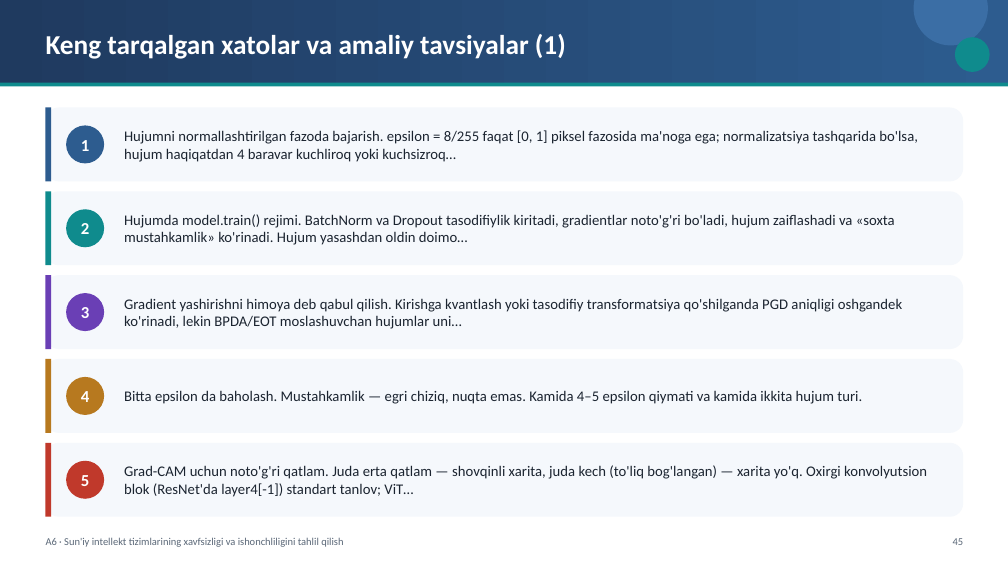
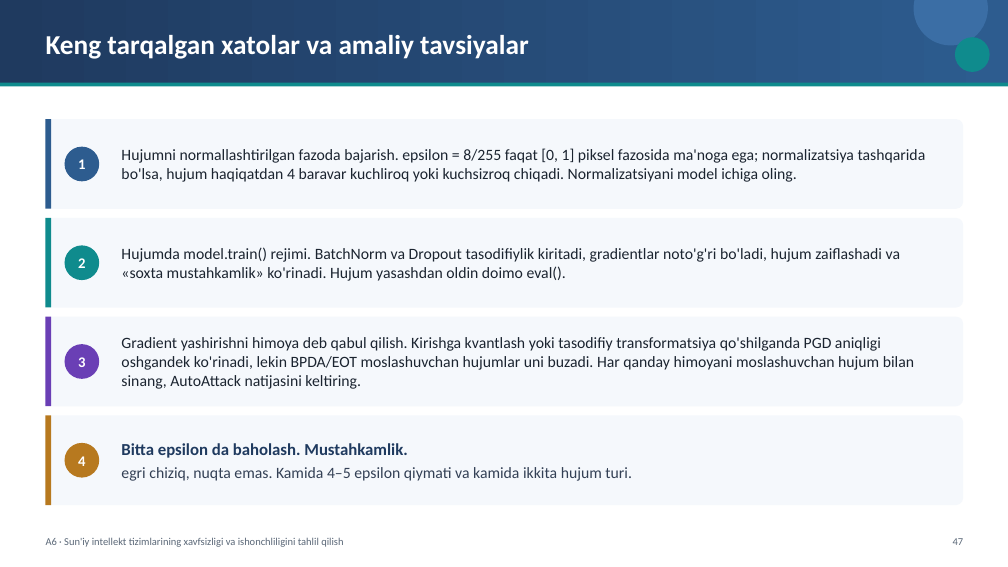
Before and after one commit to sayka7/ktm_labs, a slide deck: slide 47 of slaydlar/A6.pptx (slide 45 before the commit). Drawn at 1008x567 pixels with LibreOffice and Linux fonts; fonts in the diff are those of the drawing. Boxes give left, top, right and bottom in pixels: in the first picture for what was removed or moved away, otherwise in the second. Text is boxed around its words. In the diff, an @@ line names an element or a change of style, - is before the commit and + after.

```diff
--- a/slaydlar/A6.pptx
+++ b/slaydlar/A6.pptx
@@ text at bbox=[46, 35, 529, 59]: text changed @@
-Keng tarqalgan xatolar va amaliy tavsiyalar (1)
+Keng tarqalgan xatolar va amaliy tavsiyalar
@@ rounded rectangle: place and size @@
-rounded rectangle at bbox=[45, 107, 963, 181]
+rounded rectangle at bbox=[45, 119, 963, 209]
@@ rectangle: place and size @@
-rectangle at bbox=[45, 107, 51, 181]
+rectangle at bbox=[45, 119, 51, 209]
@@ ellipse "1": place and size @@
-ellipse "1" at bbox=[66, 126, 104, 163]
+ellipse "1" at bbox=[64, 147, 99, 181]
@@ text at bbox=[121, 148, 926, 182]: text changed; size 14 to 15 pt @@
-Hujumni normallashtirilgan fazoda bajarish. epsilon = 8/255 faqat [0, 1] piksel fazosida ma'noga ega; normalizatsiya tashqarida bo'lsa, hujum haqiqatdan 4 baravar kuchliroq yoki kuchsizroq…
+Hujumni normallashtirilgan fazoda bajarish. epsilon = 8/255 faqat [0, 1] piksel fazosida ma'noga ega; normalizatsiya tashqarida bo'lsa, hujum haqiqatdan 4 baravar kuchliroq yoki kuchsizroq chiqadi. Normalizatsiyani model ichiga oling.
@@ rounded rectangle: place and size @@
-rounded rectangle at bbox=[45, 191, 963, 265]
+rounded rectangle at bbox=[45, 218, 963, 308]
@@ rectangle: place and size @@
-rectangle at bbox=[45, 191, 51, 265]
+rectangle at bbox=[45, 218, 51, 308]
@@ ellipse "2": place and size @@
-ellipse "2" at bbox=[66, 209, 104, 247]
+ellipse "2" at bbox=[64, 246, 99, 281]
@@ text at bbox=[121, 247, 900, 281]: text changed; size 14 to 15 pt @@
-Hujumda model.train() rejimi. BatchNorm va Dropout tasodifiylik kiritadi, gradientlar noto'g'ri bo'ladi, hujum zaiflashadi va «soxta mustahkamlik» ko'rinadi. Hujum yasashdan oldin doimo…
+Hujumda model.train() rejimi. BatchNorm va Dropout tasodifiylik kiritadi, gradientlar noto'g'ri bo'ladi, hujum zaiflashadi va «soxta mustahkamlik» ko'rinadi. Hujum yasashdan oldin doimo eval().
@@ rounded rectangle: place and size @@
-rounded rectangle at bbox=[45, 275, 963, 349]
+rounded rectangle at bbox=[45, 317, 963, 407]
@@ rectangle: place and size @@
-rectangle at bbox=[45, 275, 51, 349]
+rectangle at bbox=[45, 317, 51, 407]
@@ ellipse "3": place and size @@
-ellipse "3" at bbox=[66, 293, 104, 331]
+ellipse "3" at bbox=[64, 344, 99, 379]
@@ text at bbox=[121, 337, 914, 389]: text changed; size 14 to 15 pt @@
-Gradient yashirishni himoya deb qabul qilish. Kirishga kvantlash yoki tasodifiy transformatsiya qo'shilganda PGD aniqligi oshgandek ko'rinadi, lekin BPDA/EOT moslashuvchan hujumlar uni…
+Gradient yashirishni himoya deb qabul qilish. Kirishga kvantlash yoki tasodifiy transformatsiya qo'shilganda PGD aniqligi oshgandek ko'rinadi, lekin BPDA/EOT moslashuvchan hujumlar uni buzadi. Har qanday himoyani moslashuvchan hujum bilan sinang, AutoAttack natijasini keltiring.
@@ proportions changed in 4 elements at bbox=[45, 119, 963, 209], bbox=[45, 218, 963, 308], bbox=[45, 317, 963, 407], bbox=[45, 415, 963, 505] @@
@@ rounded rectangle: place and size @@
-rounded rectangle at bbox=[45, 359, 963, 433]
+rounded rectangle at bbox=[45, 415, 963, 505]
@@ rectangle: place and size @@
-rectangle at bbox=[45, 359, 51, 433]
+rectangle at bbox=[45, 415, 51, 505]
@@ rounded rectangle removed at bbox=[45, 443, 963, 517] @@
@@ rectangle removed at bbox=[45, 443, 51, 517] @@
@@ size 16 to 14 pt in 4 elements at bbox=[64, 147, 99, 181], bbox=[64, 246, 99, 281], bbox=[64, 344, 99, 379], bbox=[64, 443, 99, 478] @@
@@ ellipse "4": place and size @@
-ellipse "4" at bbox=[66, 377, 104, 415]
+ellipse "4" at bbox=[64, 443, 99, 478]
@@ text at bbox=[121, 443, 632, 481]: text changed; size 14 to 15 pt; text colour #1B2430 to #334055 @@
-Bitta epsilon da baholash. Mustahkamlik — egri chiziq, nuqta emas. Kamida 4–5 epsilon qiymati va kamida ikkita hujum turi.
+Bitta epsilon da baholash. Mustahkamlik.
+egri chiziq, nuqta emas. Kamida 4–5 epsilon qiymati va kamida ikkita hujum turi.
@@ ellipse removed at bbox=[66, 461, 104, 498] @@
-5
@@ text removed at bbox=[124, 465, 927, 497] @@
-Grad-CAM uchun noto'g'ri qatlam. Juda erta qatlam — shovqinli xarita, juda kech (to'liq bog'langan) — xarita yo'q. Oxirgi konvolyutsion blok (ResNet'da layer4[-1]) standart tanlov; ViT…
@@ text at bbox=[953, 538, 964, 545]: text changed @@
-45
+47
```
Also in this commit, not shown: 39 other slides changed, 3 slides added, 21 other files.
